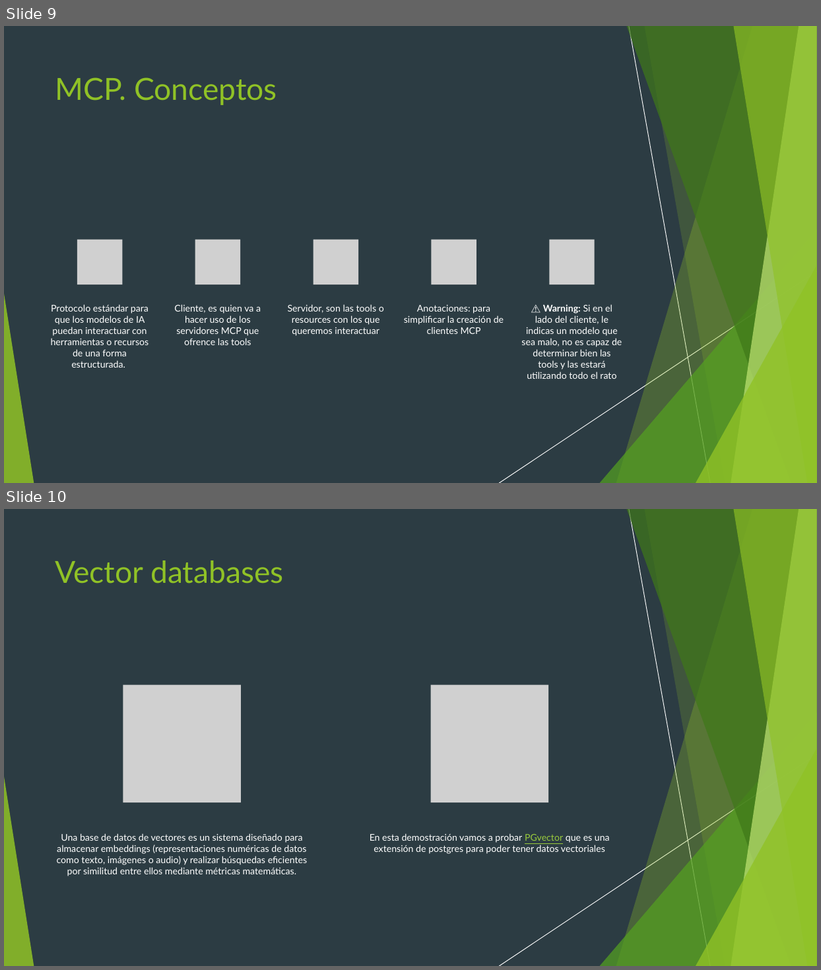
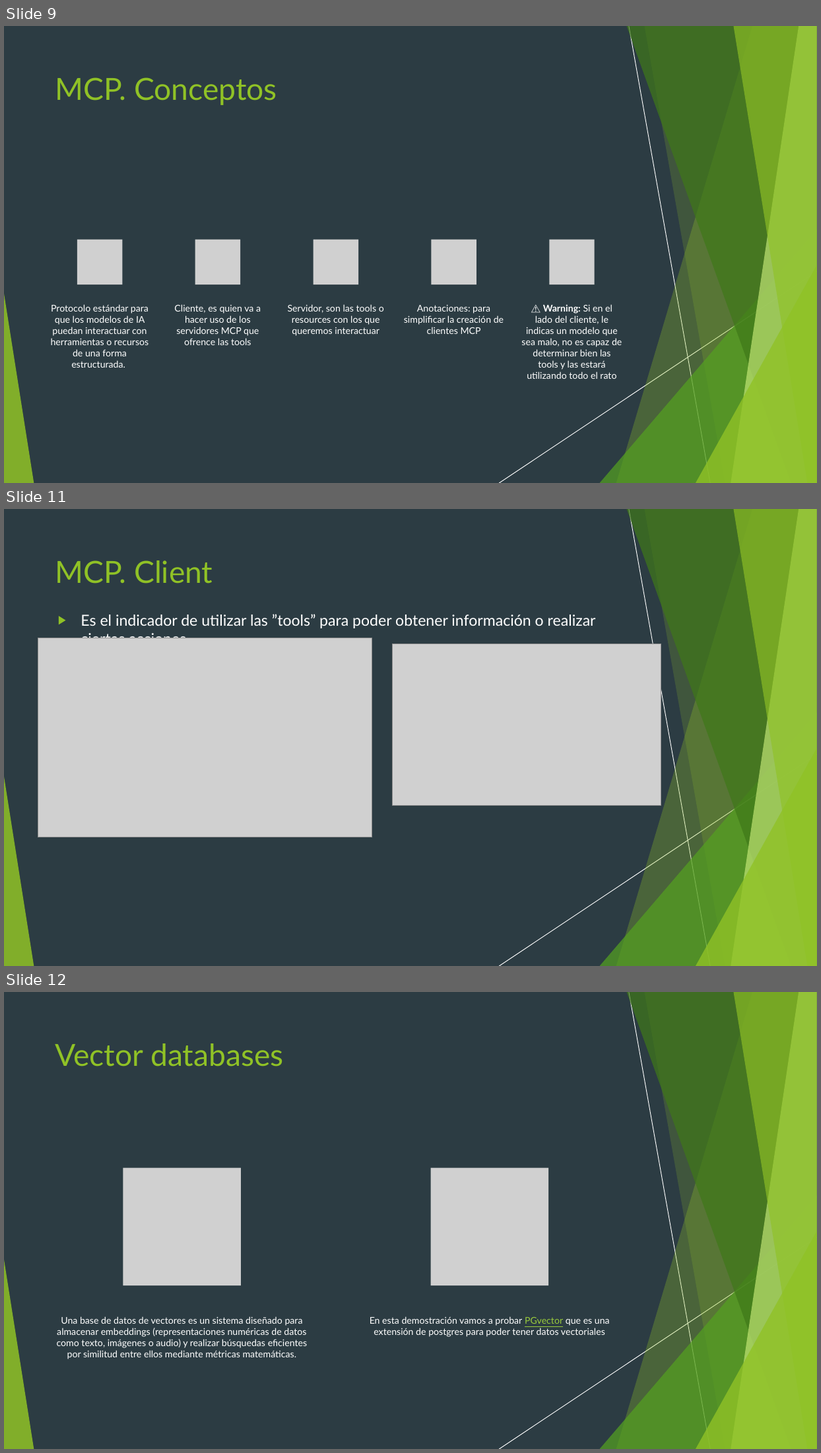
Before and after one commit to diegorufe/spring-ai-pocs, a slide deck: Presentación.pptx. Shown one above the other, each under a label of ours: slides 9 and 10 before the commit, slides 9, 11 and 12 after it; the slides between them are not shown. The pictures are 821x970 and 821x1453 pixels, drawn with LibreOffice and Linux fonts; fonts in the diff are those of the drawing; grey boxes stand for pictures. Boxes give left, top, right and bottom in pixels: in the first picture for what was removed or moved away, otherwise in the second. Text is boxed around its words. In the diff, an @@ line names an element or a change of style, - is before the commit and + after.

```diff
--- a/Presentación.pptx
+++ b/Presentación.pptx
@@ slide 11 added at (4, 509, 817, 966), background #2C3C43; not listed: 10 template elements that a slide beside it also shows @@
@@ rectangle added at (4, 509, 817, 966), fill #2C3C43 @@
@@ title added at (55, 560, 213, 584), 36 pt, text #90C226 @@
+MCP. Client
@@ text added at (81, 614, 596, 638), 18 pt, text #FFFFFF @@
+▶ Es el indicador de utilizar las ”tools” para poder obtener información o realizar ciertas acciones.
@@ picture added at (38, 638, 372, 838) @@
@@ picture added at (393, 644, 661, 805) @@
@@ group added at (4, 509, 817, 966): 5 freeform shapes, 3 triangles, 2 lines @@
@@ what was slide 10 is now slide 12 @@
```
Also in this commit, not shown: 6 other slides added.
